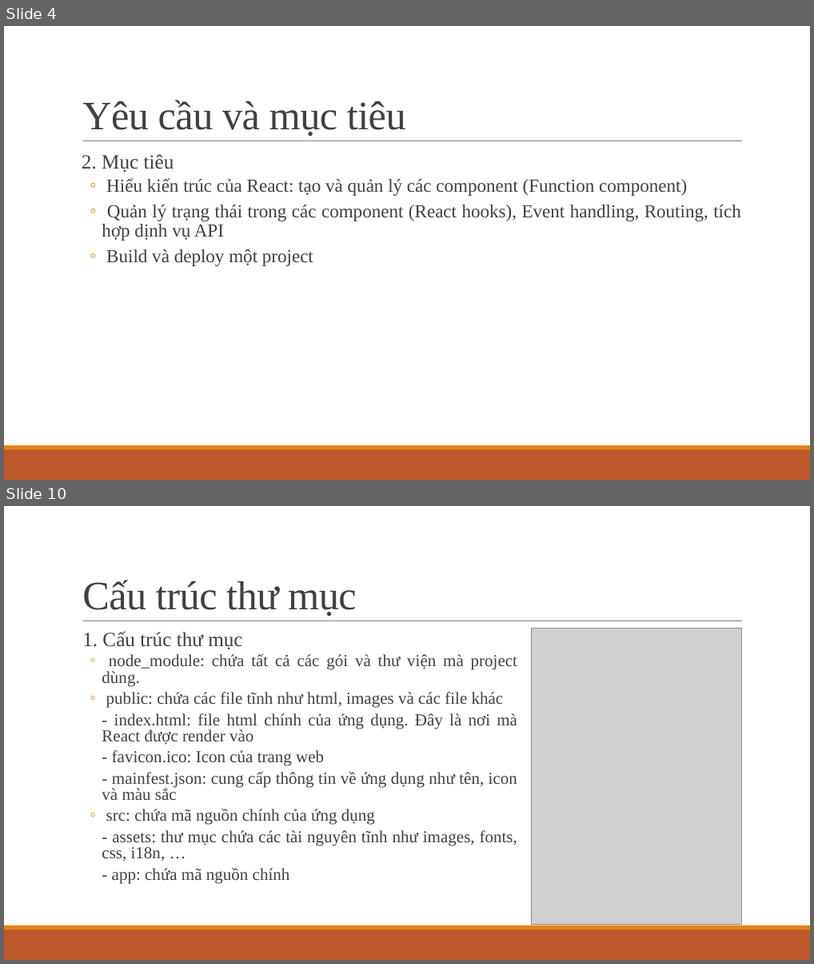
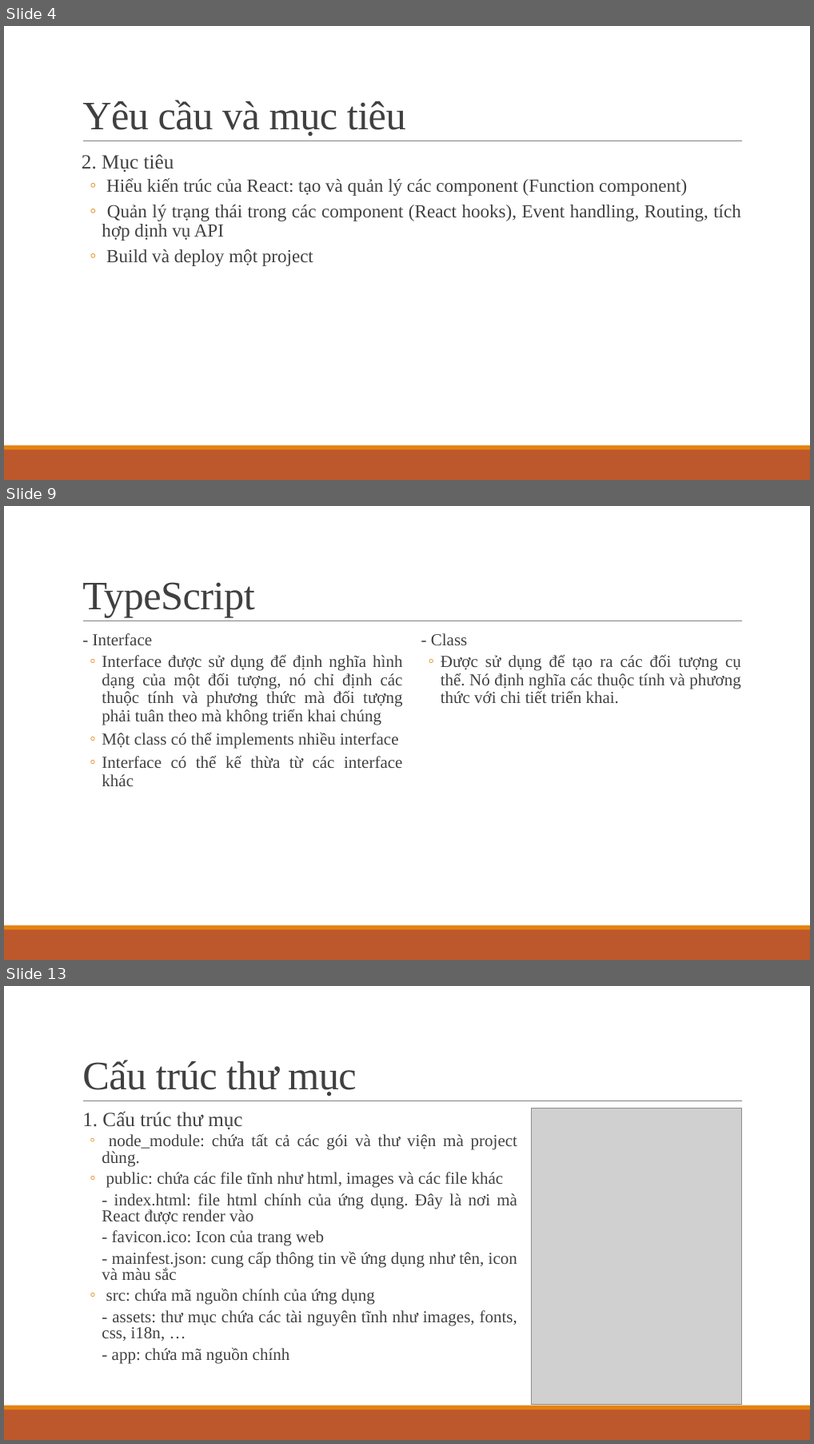
Before and after one commit to ddinhftieens/tranning-react, a slide deck: react_ts.pptx. Shown one above the other, each under a label of ours: slides 4 and 10 before the commit, slides 4, 9 and 13 after it; the slides between them are not shown. The pictures are 814x964 and 814x1444 pixels, drawn with LibreOffice and Linux fonts; fonts in the diff are those of the drawing; grey boxes stand for pictures. Boxes give left, top, right and bottom in pixels: in the first picture for what was removed or moved away, otherwise in the second. Text is boxed around its words. In the diff, an @@ line names an element or a change of style, - is before the commit and + after.

```diff
--- a/react_ts.pptx
+++ b/react_ts.pptx
@@ slide 9 added at box(4, 506, 810, 960), background #FFFFFF; not listed: 3 template elements that a slide beside it also shows @@
@@ title added at box(82, 582, 254, 618), 48 pt, text #404040 @@
+TypeScript
@@ text added at box(93, 633, 403, 786), 20 pt, text #404040 @@
+  - Interface
+  ◦ Interface được sử dụng để định nghĩa hình dạng của một đối tượng, nó chỉ định các thuộc tính và phương thức mà đối tượng phải tuân theo mà không triển khai chúng
+  ◦ Một class có thể implements nhiều interface
+  ◦ Interface có thể kế thừa từ các interface khác
@@ text added at box(431, 633, 742, 703), 20 pt, text #404040 @@
+  - Class
+  ◦ Được sử dụng để tạo ra các đối tượng cụ thể. Nó định nghĩa các thuộc tính và phương thức với chi tiết triển khai.
@@ what was slide 10 is now slide 13 @@
```
Also in this commit, not shown: 5 slides changed, 2 other slides added.
